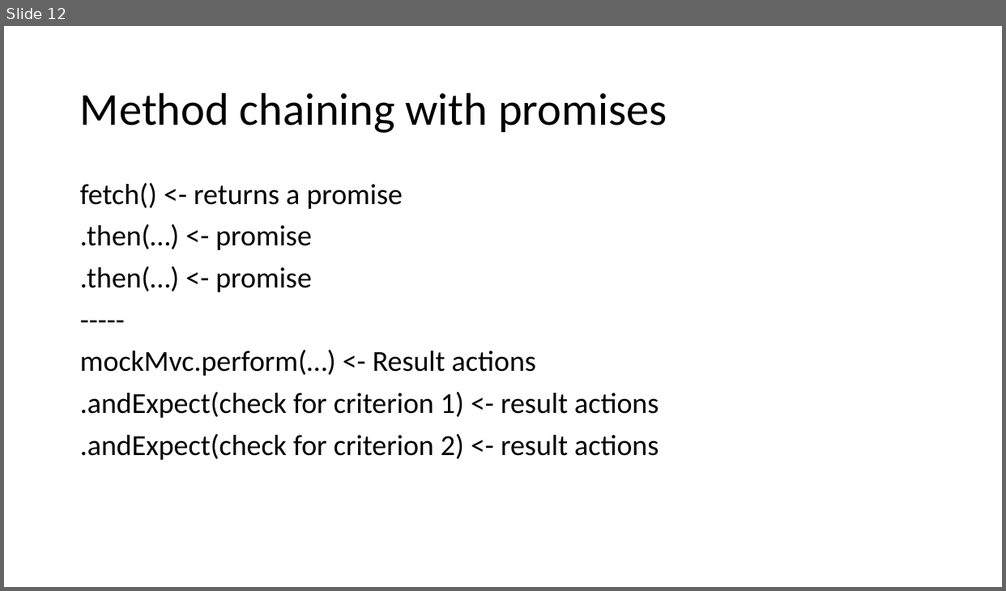
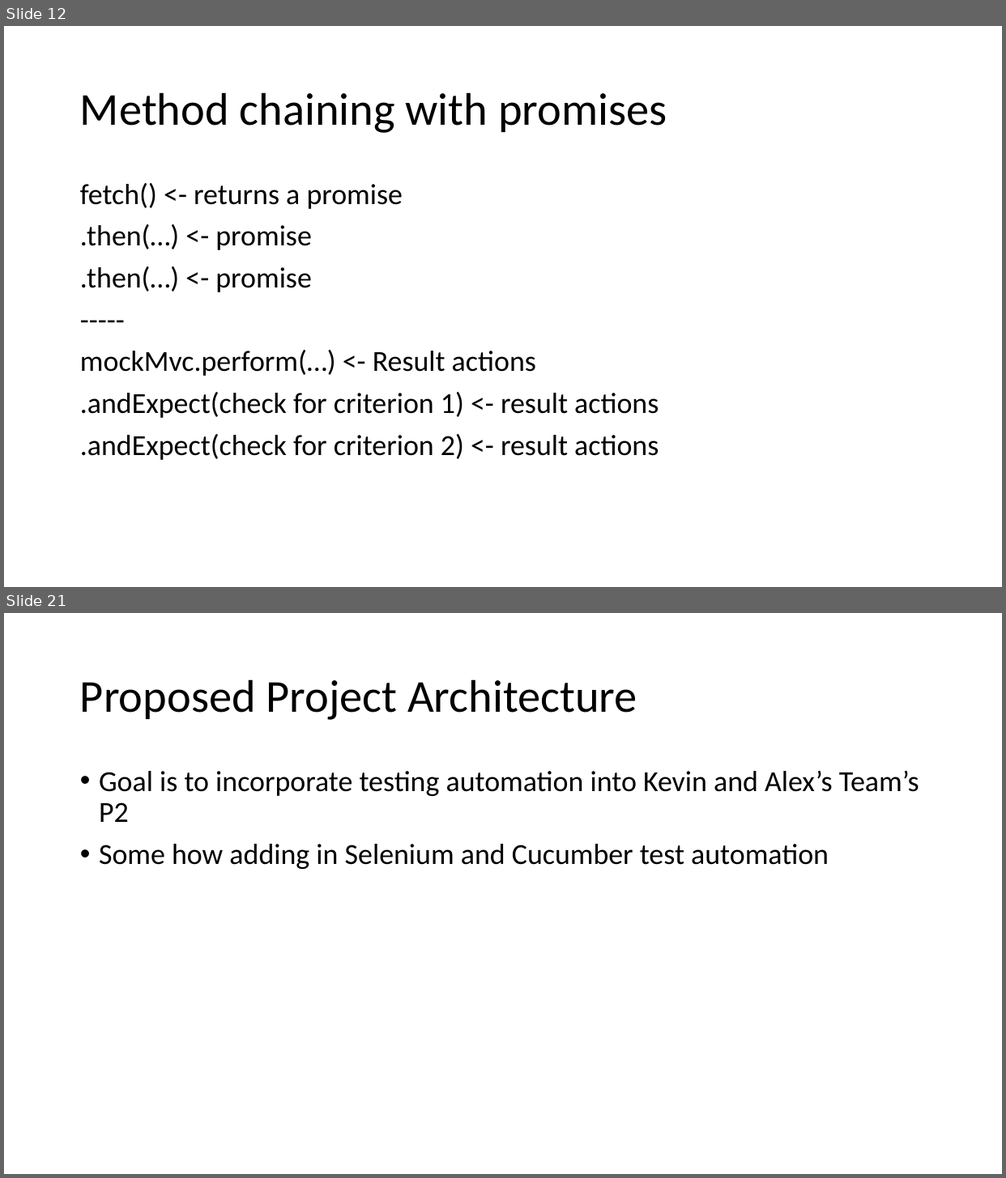
Before and after one commit to WilliamOna/staging-automation-primer-3-23, a slide deck: PrimerNotes.pptx. Shown one above the other, each under a label of ours: slide 12 before the commit, slides 12 and 21 after it; the slides between them are not shown. The pictures are 1006x591 and 1006x1178 pixels, drawn with LibreOffice and Linux fonts; fonts in the diff are those of the drawing. Boxes give left, top, right and bottom in pixels: in the first picture for what was removed or moved away, otherwise in the second. Text is boxed around its words. In the diff, an @@ line names an element or a change of style, - is before the commit and + after.

```diff
--- a/PrimerNotes.pptx
+++ b/PrimerNotes.pptx
@@ slide 21 added at [4, 613, 1002, 1174], background #FFFFFF @@
@@ title added at [80, 679, 637, 720], 44 pt, text #000000 @@
+Proposed Project Architecture
@@ text added at [99, 771, 919, 869], 28 pt, text #000000 @@
+• Goal is to incorporate testing automation into Kevin and Alex’s Team’s P2
+• Some how adding in Selenium and Cucumber test automation
```
Also in this commit, not shown: 10 other slides added.
